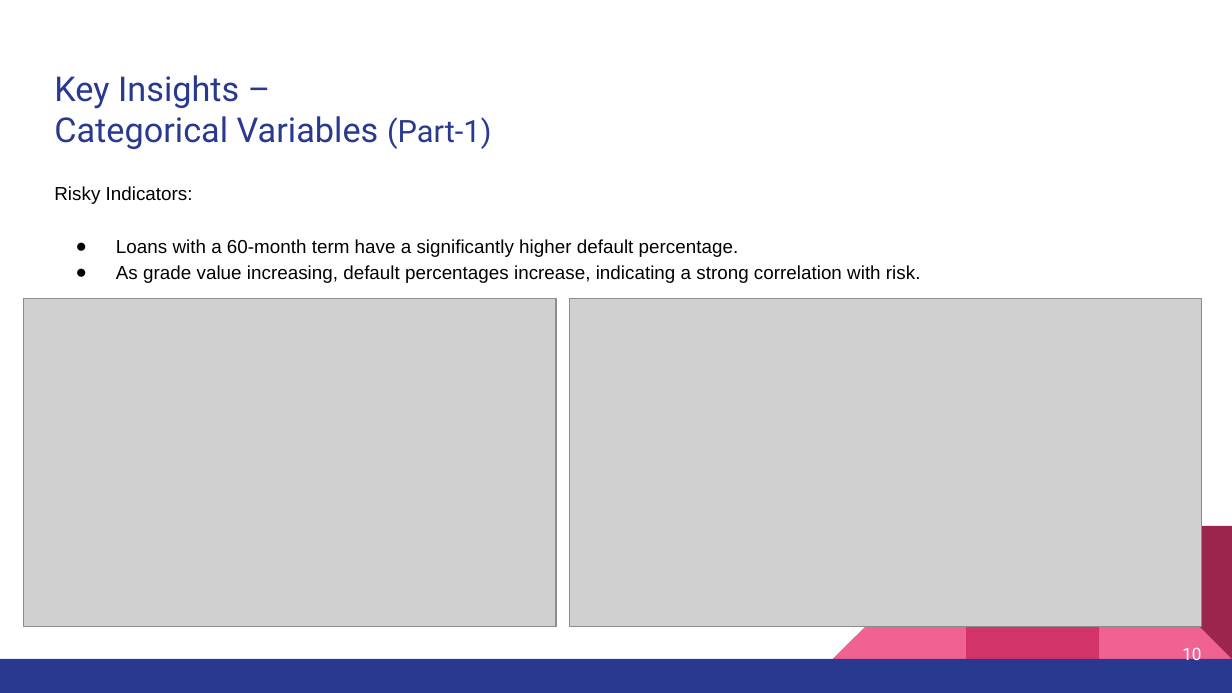
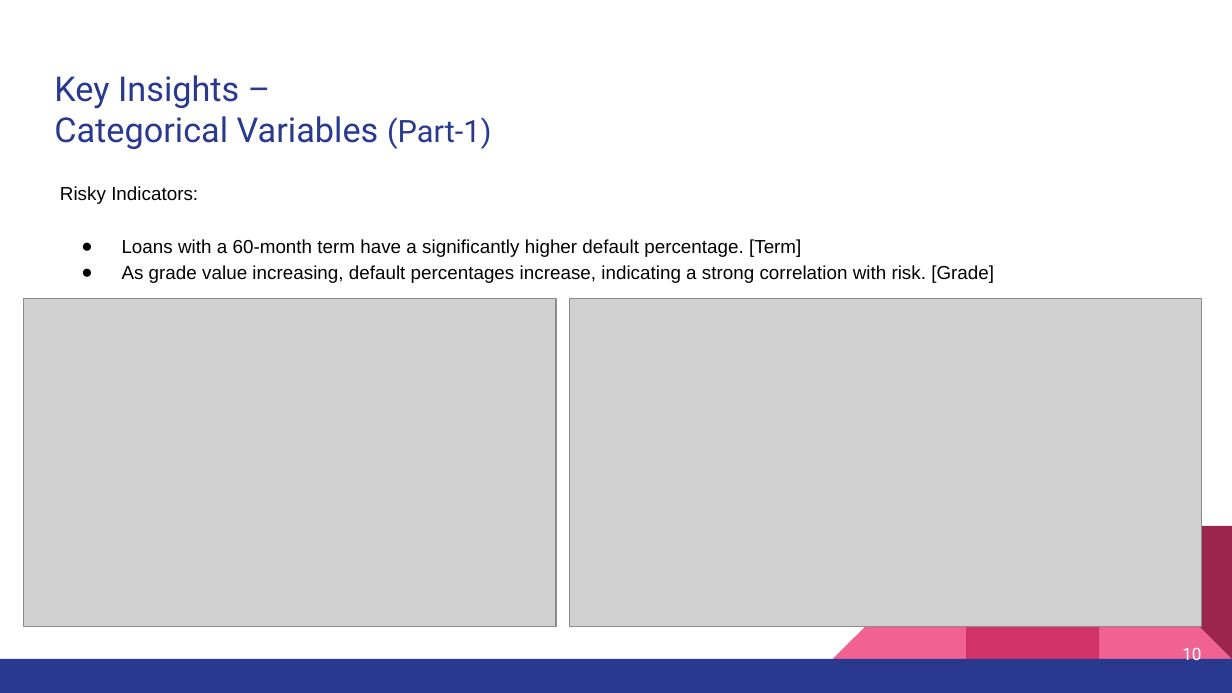
Before and after one commit to amaan2398/insights-into-lending-risks, a slide deck: slide 10 of docs/Amaan_Shaikh-Case_study-Insights_into_Lending_Risks .pptx. Drawn at 1232x693 pixels with LibreOffice and Linux fonts; fonts in the diff are those of the drawing; grey boxes stand for pictures. Boxes give left, top, right and bottom in pixels: in the first picture for what was removed or moved away, otherwise in the second. Text is boxed around its words. In the diff, an @@ line names an element or a change of style, - is before the commit and + after.

```diff
--- a/docs/Amaan_Shaikh-Case_study-Insights_into_Lending_Risks .pptx
+++ b/docs/Amaan_Shaikh-Case_study-Insights_into_Lending_Risks .pptx
@@ text at (x1=122, y1=239, x2=994, y2=283): text changed @@
-● Loans with a 60-month term have a significantly higher default percentage.
-● As grade value increasing, default percentages increase, indicating a strong correlation with risk.
+● Loans with a 60-month term have a significantly higher default percentage. [Term]
+● As grade value increasing, default percentages increase, indicating a strong correlation with risk. [Grade]
```
Also in this commit, not shown: 7 other slides changed, 27 slides added, 1 other file.
